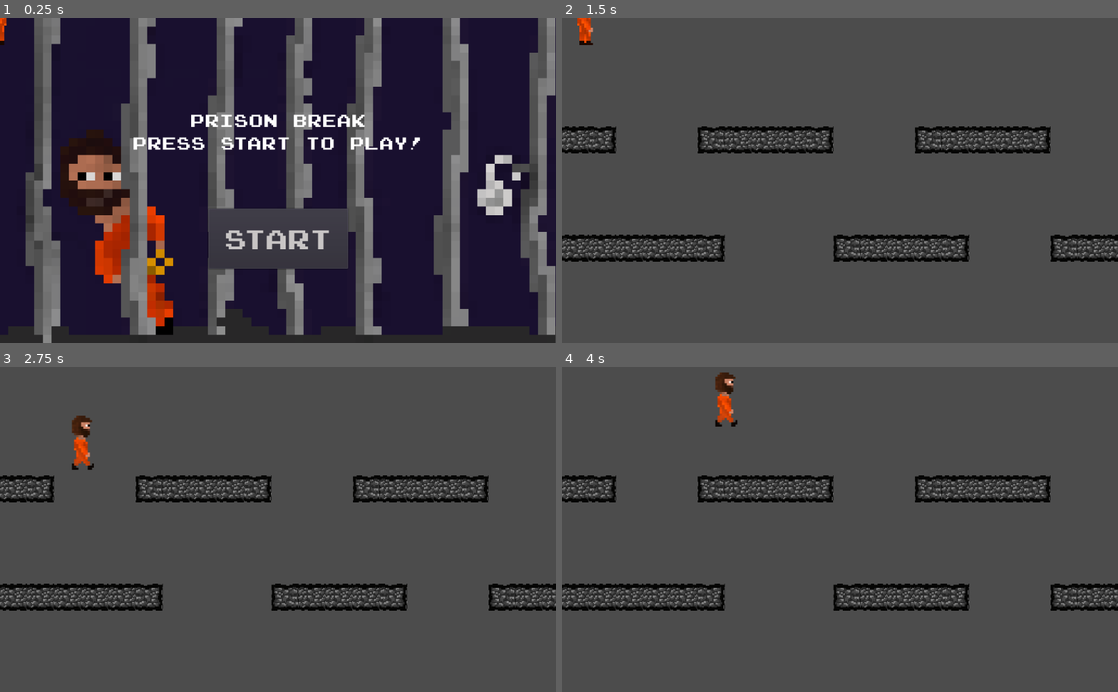
Above: before the commit, frames 1-4 (two rows, left to right).
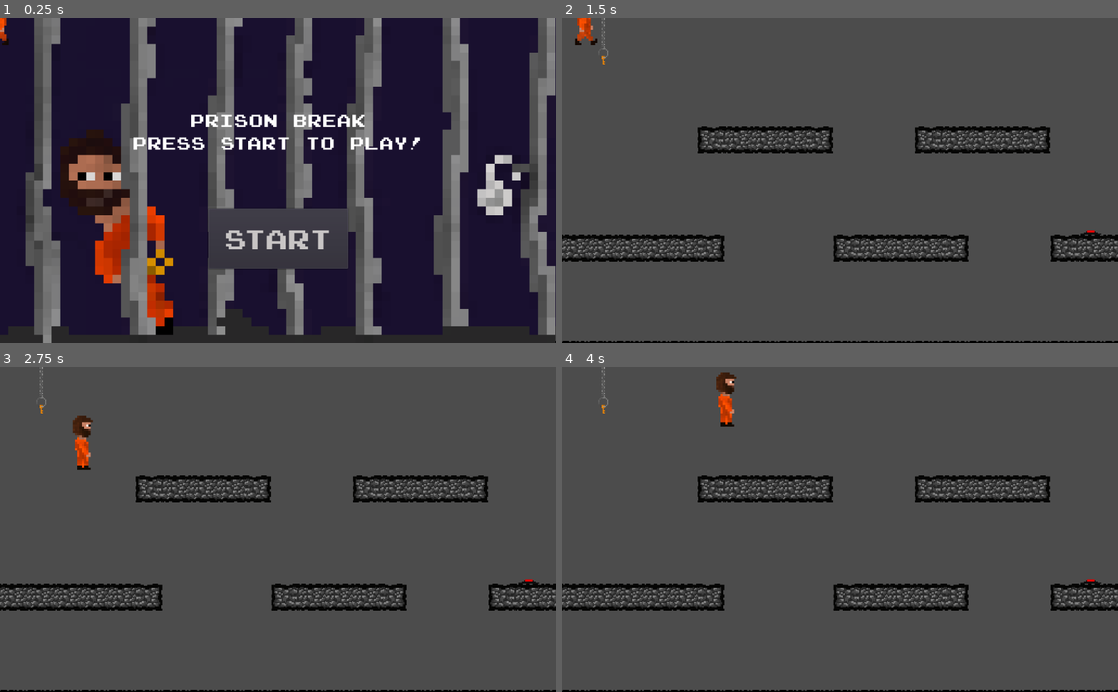
Above: after the commit, the same moments.

Repository: SanPug1/Prison-Break-Game
Game: Godot game, scene res://Everything.tscn
The game is run twice, just before and just after one commit, with the same random seed, the same clock (stepped at 60 frames per second) and the same inputs. Sound files missing from this copy of the repository are replaced by a short silence.
Inputs (mouse positions are in pixels of both pictures, inside the frame that each line leads up to):
- Up to frame 1 (0.25 s): no input
- Up to frame 2 (1.5 s): click "Start" at 0.5 s; tap Enter at 1.25 s; move the mouse to (962, 164) at 1.27 s; hold Right (player_right) from 1.28 s (still down); click (962, 164) at 1.35 s
- Up to frame 3 (2.75 s): tap Z (player_jump) at 1.52, 2.27 s; move the mouse to (166, 545) at 2.02 s; release Right (player_right) at 2.03 s; hold Down (ui_down) from 2.03 s (still down); click (166, 545) at 2.1 s
- Up to frame 4 (4 s): move the mouse to (895, 458) at 2.77 s; release Down (ui_down) at 2.78 s; hold Right (player_right) 2.78-3.53 s; click (895, 458) at 2.85 s; move the mouse to (812, 594) at 3.52 s; hold Up (ui_up) from 3.53 s (still down); click (812, 594) at 3.6 s; tap Z (player_jump) at 3.77 s

The runs differ from the first frame. In frame 1, less than 0.1% of the frame differs, in the area x 0-100%, y 0-100%; in frame 2, 1.4%; in frame 3, 1.5%; in frame 4, 1.5%.

Commit message:
tilemap updates + new art

Diff:
--- a/Levels/Puzzle 10.tscn
+++ b/Levels/Puzzle 10.tscn
@@ -1,38 +1,21 @@
-[gd_scene load_steps=5 format=2]
-
-[ext_resource path="res://Art/path.png" type="Texture" id=1]
+[gd_scene load_steps=16 format=2]
+
+[ext_resource path="res://Art/top.png" type="Texture" id=1]
 [ext_resource path="res://Art/pathleftendpiece.png" type="Texture" id=2]
 [ext_resource path="res://Art/pathrightendpiece.png" type="Texture" id=3]
+[ext_resource path="res://Art/rightside.png" type="Texture" id=4]
+[ext_resource path="res://Art/leftside.png" type="Texture" id=5]
+[ext_resource path="res://Art/bottom.png" type="Texture" id=6]
+[ext_resource path="res://Art/buttonunpressed.png" type="Texture" id=7]
+[ext_resource path="res://Art/pathmidpiece.png" type="Texture" id=8]
+[ext_resource path="res://Art/buttonpressed.png" type="Texture" id=9]
+[ext_resource path="res://Art/ironbarsnosides.png" type="Texture" id=10]
+[ext_resource path="res://Art/chain2.png" type="Texture" id=11]
+[ext_resource path="res://Art/ironbarswithsides.png" type="Texture" id=12]
+[ext_resource path="res://Art/key.png" type="Texture" id=13]
+[ext_resource path="res://Art/chain1.png" type="Texture" id=14]
 
 [sub_resource type="TileSet" id=1]
-0/name = "path.png 0"
-0/texture = ExtResource( 1 )
-0/tex_offset = Vector2( 0, 0 )
-0/modulate = Color( 1, 1, 1, 1 )
-0/region = Rect2( 0, 0, 50, 50 )
-0/tile_mode = 0
-0/occluder_offset = Vector2( 0, 0 )
-0/navigation_offset = Vector2( 0, 0 )
-0/shape_offset = Vector2( 0, 0 )
-0/shape_transform = Transform2D( 1, 0, 0, 1, 0, 0 )
-0/shape_one_way = false
-0/shape_one_way_margin = 0.0
-0/shapes = [  ]
-0/z_index = 0
-1/name = "path.png 1"
-1/texture = ExtResource( 1 )
-1/tex_offset = Vector2( 0, 0 )
-1/modulate = Color( 1, 1, 1, 1 )
-1/region = Rect2( 0, 0, 50, 50 )
-1/tile_mode = 0
-1/occluder_offset = Vector2( 0, 0 )
-1/navigation_offset = Vector2( 0, 0 )
-1/shape_offset = Vector2( 0, 0 )
-1/shape_transform = Transform2D( 1, 0, 0, 1, 0, 0 )
-1/shape_one_way = false
-1/shape_one_way_margin = 0.0
-1/shapes = [  ]
-1/z_index = 0
 2/name = "pathleftendpiece.png 2"
 2/texture = ExtResource( 2 )
 2/tex_offset = Vector2( 0, 0 )
@@ -61,6 +44,174 @@
 3/shape_one_way_margin = 0.0
 3/shapes = [  ]
 3/z_index = 0
+4/name = "pathmidpiece.png 4"
+4/texture = ExtResource( 8 )
+4/tex_offset = Vector2( 0, 0 )
+4/modulate = Color( 1, 1, 1, 1 )
+4/region = Rect2( 0, 0, 50, 50 )
+4/tile_mode = 0
+4/occluder_offset = Vector2( 0, 0 )
+4/navigation_offset = Vector2( 0, 0 )
+4/shape_offset = Vector2( 0, 0 )
+4/shape_transform = Transform2D( 1, 0, 0, 1, 0, 0 )
+4/shape_one_way = false
+4/shape_one_way_margin = 0.0
+4/shapes = [  ]
+4/z_index = 0
+5/name = "chain2.png 5"
+5/texture = ExtResource( 11 )
+5/tex_offset = Vector2( 0, 0 )
+5/modulate = Color( 1, 1, 1, 1 )
+5/region = Rect2( 0, 0, 50, 50 )
+5/tile_mode = 0
+5/occluder_offset = Vector2( 0, 0 )
+5/navigation_offset = Vector2( 0, 0 )
+5/shape_offset = Vector2( 0, 0 )
+5/shape_transform = Transform2D( 1, 0, 0, 1, 0, 0 )
+5/shape_one_way = false
+5/shape_one_way_margin = 0.0
+5/shapes = [  ]
+5/z_index = 0
+6/name = "chain1.png 6"
+6/texture = ExtResource( 14 )
+6/tex_offset = Vector2( 0, 0 )
+6/modulate = Color( 1, 1, 1, 1 )
+6/region = Rect2( 0, 0, 50, 50 )
+6/tile_mode = 0
+6/occluder_offset = Vector2( 0, 0 )
+6/navigation_offset = Vector2( 0, 0 )
+6/shape_offset = Vector2( 0, 0 )
+6/shape_transform = Transform2D( 1, 0, 0, 1, 0, 0 )
+6/shape_one_way = false
+6/shape_one_way_margin = 0.0
+6/shapes = [  ]
+6/z_index = 0
+7/name = "key.png 7"
+7/texture = ExtResource( 13 )
+7/tex_offset = Vector2( 0, 0 )
+7/modulate = Color( 1, 1, 1, 1 )
+7/region = Rect2( 0, 0, 50, 50 )
+7/tile_mode = 0
+7/occluder_offset = Vector2( 0, 0 )
+7/navigation_offset = Vector2( 0, 0 )
+7/shape_offset = Vector2( 0, 0 )
+7/shape_transform = Transform2D( 1, 0, 0, 1, 0, 0 )
+7/shape_one_way = false
+7/shape_one_way_margin = 0.0
+7/shapes = [  ]
+7/z_index = 0
+8/name = "ironbarswithsides.png 8"
+8/texture = ExtResource( 12 )
+8/tex_offset = Vector2( 0, 0 )
+8/modulate = Color( 1, 1, 1, 1 )
+8/region = Rect2( 0, 0, 50, 50 )
+8/tile_mode = 0
+8/occluder_offset = Vector2( 0, 0 )
+8/navigation_offset = Vector2( 0, 0 )
+8/shape_offset = Vector2( 0, 0 )
+8/shape_transform = Transform2D( 1, 0, 0, 1, 0, 0 )
+8/shape_one_way = false
+8/shape_one_way_margin = 0.0
+8/shapes = [  ]
+8/z_index = 0
+9/name = "ironbarsnosides.png 9"
+9/texture = ExtResource( 10 )
+9/tex_offset = Vector2( 0, 0 )
+9/modulate = Color( 1, 1, 1, 1 )
+9/region = Rect2( 0, 0, 50, 50 )
+9/tile_mode = 0
+9/occluder_offset = Vector2( 0, 0 )
+9/navigation_offset = Vector2( 0, 0 )
+9/shape_offset = Vector2( 0, 0 )
+9/shape_transform = Transform2D( 1, 0, 0, 1, 0, 0 )
+9/shape_one_way = false
+9/shape_one_way_margin = 0.0
+9/shapes = [  ]
+9/z_index = 0
+10/name = "buttonunpressed.png 10"
+10/texture = ExtResource( 7 )
+10/tex_offset = Vector2( 0, 0 )
+10/modulate = Color( 1, 1, 1, 1 )
+10/region = Rect2( 0, 0, 50, 50 )
+10/tile_mode = 0
+10/occluder_offset = Vector2( 0, 0 )
+10/navigation_offset = Vector2( 0, 0 )
+10/shape_offset = Vector2( 0, 0 )
+10/shape_transform = Transform2D( 1, 0, 0, 1, 0, 0 )
+10/shape_one_way = false
+10/shape_one_way_margin = 0.0
+10/shapes = [  ]
+10/z_index = 0
+11/name = "buttonpressed.png 11"
+11/texture = ExtResource( 9 )
+11/tex_offset = Vector2( 0, 0 )
+11/modulate = Color( 1, 1, 1, 1 )
+11/region = Rect2( 0, 0, 50, 50 )
+11/tile_mode = 0
+11/occluder_offset = Vector2( 0, 0 )
+11/navigation_offset = Vector2( 0, 0 )
+11/shape_offset = Vector2( 0, 0 )
+11/shape_transform = Transform2D( 1, 0, 0, 1, 0, 0 )
+11/shape_one_way = false
+11/shape_one_way_margin = 0.0
+11/shapes = [  ]
+11/z_index = 0
+12/name = "bottom.png 12"
+12/texture = ExtResource( 6 )
+12/tex_offset = Vector2( 0, 0 )
+12/modulate = Color( 1, 1, 1, 1 )
+12/region = Rect2( 0, 0, 50, 50 )
+12/tile_mode = 0
+12/occluder_offset = Vector2( 0, 0 )
+12/navigation_offset = Vector2( 0, 0 )
+12/shape_offset = Vector2( 0, 0 )
+12/shape_transform = Transform2D( 1, 0, 0, 1, 0, 0 )
+12/shape_one_way = false
+12/shape_one_way_margin = 0.0
+12/shapes = [  ]
+12/z_index = 0
+13/name = "leftside.png 13"
+13/texture = ExtResource( 5 )
+13/tex_offset = Vector2( 0, 0 )
+13/modulate = Color( 1, 1, 1, 1 )
+13/region = Rect2( 0, 0, 50, 50 )
+13/tile_mode = 0
+13/occluder_offset = Vector2( 0, 0 )
+13/navigation_offset = Vector2( 0, 0 )
+13/shape_offset = Vector2( 0, 0 )
+13/shape_transform = Transform2D( 1, 0, 0, 1, 0, 0 )
+13/shape_one_way = false
+13/shape_one_way_margin = 0.0
+13/shapes = [  ]
+13/z_index = 0
+14/name = "rightside.png 14"
+14/texture = ExtResource( 4 )
+14/tex_offset = Vector2( 0, 0 )
+14/modulate = Color( 1, 1, 1, 1 )
+14/region = Rect2( 0, 0, 50, 50 )
+14/tile_mode = 0
+14/occluder_offset = Vector2( 0, 0 )
+14/navigation_offset = Vector2( 0, 0 )
+14/shape_offset = Vector2( 0, 0 )
+14/shape_transform = Transform2D( 1, 0, 0, 1, 0, 0 )
+14/shape_one_way = false
+14/shape_one_way_margin = 0.0
+14/shapes = [  ]
+14/z_index = 0
+15/name = "top.png 15"
+15/texture = ExtResource( 1 )
+15/tex_offset = Vector2( 0, 0 )
+15/modulate = Color( 1, 1, 1, 1 )
+15/region = Rect2( 0, 0, 50, 50 )
+15/tile_mode = 0
+15/occluder_offset = Vector2( 0, 0 )
+15/navigation_offset = Vector2( 0, 0 )
+15/shape_offset = Vector2( 0, 0 )
+15/shape_transform = Transform2D( 1, 0, 0, 1, 0, 0 )
+15/shape_one_way = false
+15/shape_one_way_margin = 0.0
+15/shapes = [  ]
+15/z_index = 0
 
 [node name="Puzzle 10" type="Node"]
 
@@ -68,4 +219,4 @@
 tile_set = SubResource( 1 )
 cell_size = Vector2( 50, 50 )
 format = 1
-tile_data = PoolIntArray( 262144, 1, 0, 262145, 3, 0, 262149, 2, 0, 262150, 1, 0, 262151, 1, 0, 262152, 1, 0, 262153, 3, 0, 262157, 2, 0, 262158, 1, 0, 262159, 1, 0, 262160, 1, 0, 262161, 3, 0, 524288, 1, 0, 524289, 1, 0, 524290, 1, 0, 524291, 1, 0, 524292, 1, 0, 524293, 3, 0, 524298, 2, 0, 524299, 1, 0, 524300, 1, 0, 524301, 1, 0, 524302, 3, 0, 524306, 2, 0, 524307, 1, 0, 524308, 1, 0 )
+tile_data = PoolIntArray( 1, 5, 0, 65537, 7, 0, 262149, 2, 0, 262150, 4, 0, 262151, 4, 0, 262152, 4, 0, 262153, 3, 0, 262157, 2, 0, 262158, 4, 0, 262159, 4, 0, 262160, 4, 0, 262161, 3, 0, 458771, 10, 0, 524288, 4, 0, 524289, 4, 0, 524290, 4, 0, 524291, 4, 0, 524292, 4, 0, 524293, 3, 0, 524298, 2, 0, 524299, 4, 0, 524300, 4, 0, 524301, 4, 0, 524302, 3, 0, 524306, 2, 0, 524307, 4, 0, 524308, 4, 0, 720896, 12, 0, 720897, 12, 0, 720898, 12, 0, 720899, 12, 0, 720900, 12, 0, 720901, 12, 0, 720902, 12, 0, 720903, 12, 0, 720904, 12, 0, 720905, 12, 0, 720906, 12, 0, 720907, 12, 0, 720908, 12, 0, 720909, 12, 0, 720910, 12, 0, 720911, 12, 0, 720912, 12, 0, 720913, 12, 0, 720914, 12, 0, 720915, 12, 0, 720916, 12, 0 )
--- a/Player_Mel_Version.gd
+++ b/Player_Mel_Version.gd
@@ -30,5 +30,5 @@
 	position.y = clamp(position.y,0,screen_size.y)
 
 	if velocity.x != 0:
-		$AnimatedSprite.animation = "default"
+		$AnimatedSprite.animation = "walking"
 		$AnimatedSprite.flip_h = velocity.x > 0
--- a/Player_Mel_Version.tscn
+++ b/Player_Mel_Version.tscn
@@ -1,26 +1,33 @@
-[gd_scene load_steps=6 format=2]
+[gd_scene load_steps=7 format=2]
 
-[ext_resource path="res://Art/character.png" type="Texture" id=1]
+[ext_resource path="res://Art/characterneutral.png" type="Texture" id=1]
 [ext_resource path="res://Player_Mel_Version.gd" type="Script" id=2]
-[ext_resource path="res://Art/characterwalk.png" type="Texture" id=3]
+[ext_resource path="res://Art/characterwalk1.png" type="Texture" id=3]
+[ext_resource path="res://Art/characterwalk2.png" type="Texture" id=4]
 
 [sub_resource type="SpriteFrames" id=1]
 animations = [ {
-"frames": [ ExtResource( 1 ), ExtResource( 3 ) ],
+"frames": [ ExtResource( 1 ) ],
 "loop": true,
 "name": "default",
+"speed": 5.0
+}, {
+"frames": [ ExtResource( 3 ), ExtResource( 1 ), ExtResource( 4 ), ExtResource( 1 ) ],
+"loop": true,
+"name": "walking",
 "speed": 5.0
 } ]
 
 [sub_resource type="RectangleShape2D" id=2]
-extents = Vector2( 18.5, 50 )
+extents = Vector2( 20.5, 50 )
 
 [node name="Player_Mel_Version" type="Area2D"]
 script = ExtResource( 2 )
 
 [node name="AnimatedSprite" type="AnimatedSprite" parent="."]
 frames = SubResource( 1 )
+animation = "walking"
 
 [node name="CollisionShape2D" type="CollisionShape2D" parent="."]
-position = Vector2( -2.5, 0 )
+position = Vector2( -4.5, 0 )
 shape = SubResource( 2 )
Binary file added: Art/bottom.png
Not shown, added: Art/bottom.png.import
Binary file added: Art/box.png
Not shown, added: Art/box.png.import
Binary file added: Art/buttonpressed.png
Not shown, added: Art/buttonpressed.png.import
Binary file added: Art/buttonunpressed.png
Not shown, added: Art/buttonunpressed.png.import
Binary file added: Art/chain1.png
Not shown, added: Art/chain1.png.import
Binary file added: Art/chain2.png
Not shown, added: Art/chain2.png.import
(and 25 more such lines)
